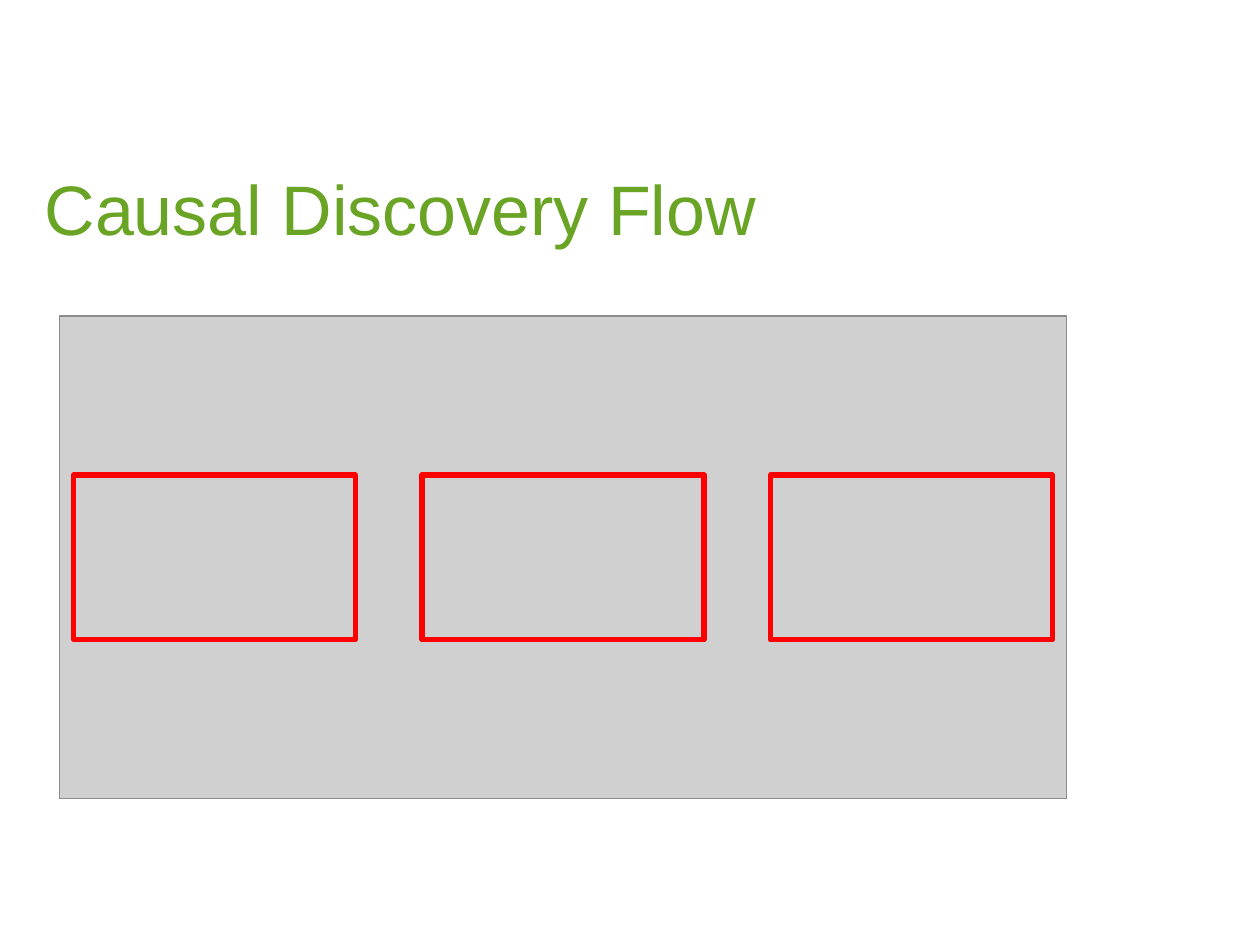
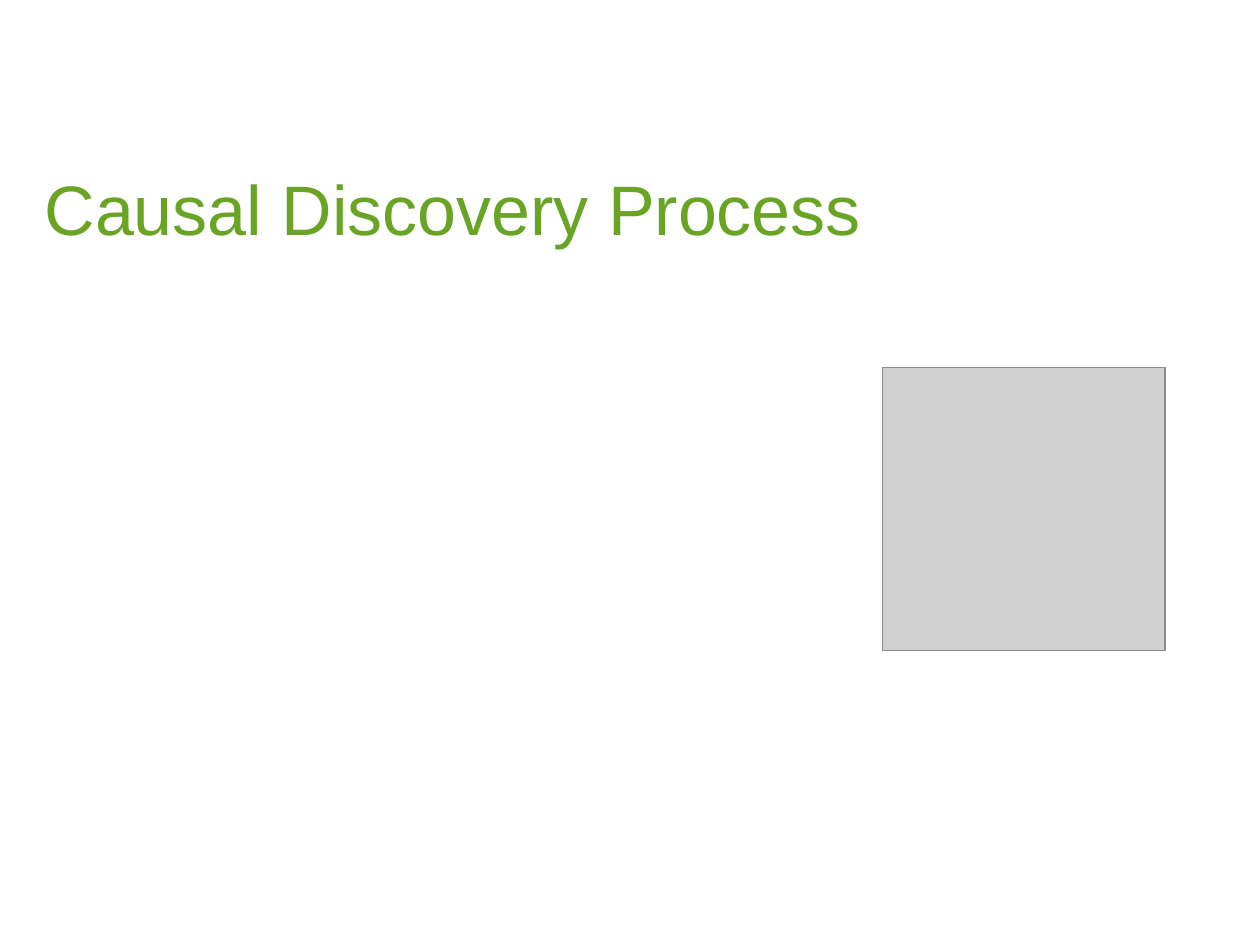
Before and after one commit to Pikerozzo/causal-llms, a slide deck: slide 15 of project report/PRES_PIQUE.pptx (slide 14 before the commit). Drawn at 1260x945 pixels with LibreOffice and Linux fonts; fonts in the diff are those of the drawing; grey boxes stand for pictures; background and template pictures are left out. Boxes give left, top, right and bottom in pixels: in the first picture for what was removed or moved away, otherwise in the second. Text is boxed around its words. In the diff, an @@ line names an element or a change of style, - is before the commit and + after.

```diff
--- a/project report/PRES_PIQUE.pptx
+++ b/project report/PRES_PIQUE.pptx
@@ text at (45, 184, 861, 249): text changed @@
-Causal Discovery Flow
+Causal Discovery Process
@@ picture removed at (59, 316, 1066, 799) @@
@@ picture added at (882, 368, 1164, 650) @@
@@ rectangle removed at (73, 475, 355, 640) @@
@@ rectangle removed at (422, 475, 704, 640) @@
@@ rectangle removed at (771, 475, 1053, 640) @@
```
Also in this commit, not shown: 10 other slides changed, 10 slides added, 8 slides removed, 2 other files.
